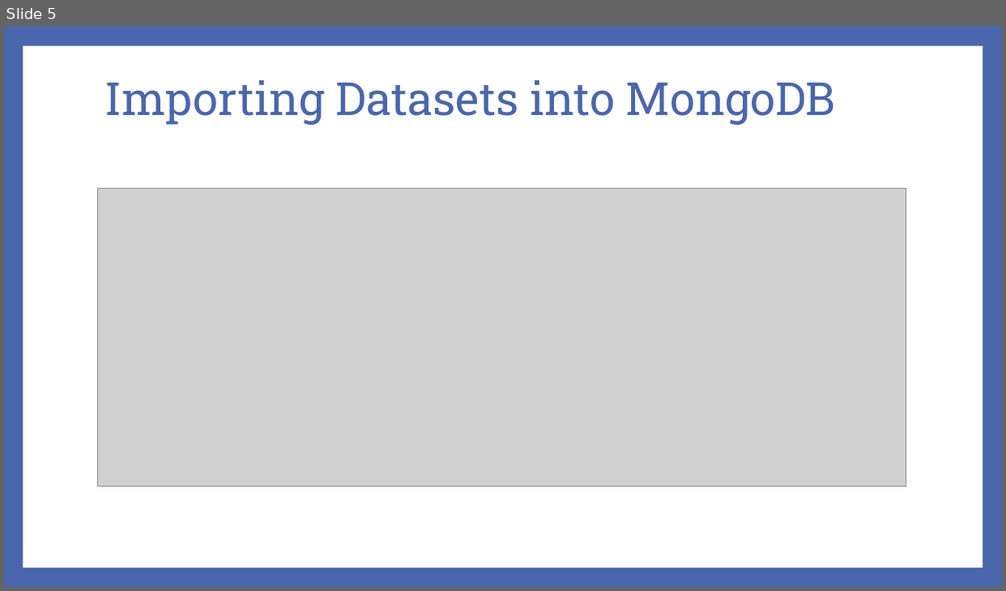
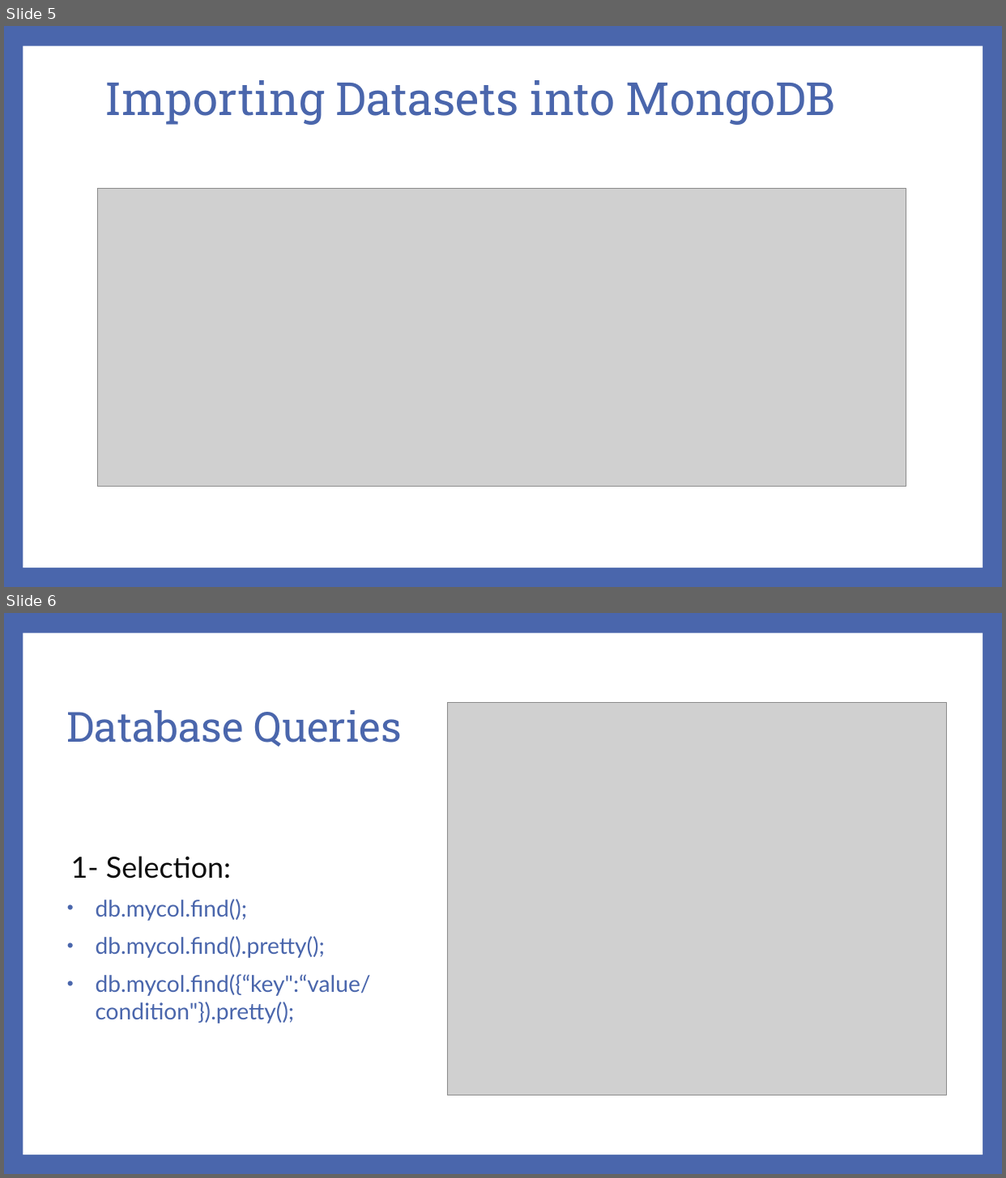
Before and after one commit to abedafnan/MonogoDB-Project, a slide deck: MongoDB Project.pptx. Shown one above the other, each under a label of ours: slide 5 before the commit, slides 5 and 6 after it. The pictures are 1006x591 and 1006x1178 pixels, drawn with LibreOffice and Linux fonts; fonts in the diff are those of the drawing; grey boxes stand for pictures. Boxes give left, top, right and bottom in pixels: in the first picture for what was removed or moved away, otherwise in the second. Text is boxed around its words. In the diff, an @@ line names an element or a change of style, - is before the commit and + after.

Commit message:
Add selection and projection queries 1

```diff
--- a/MongoDB Project.pptx
+++ b/MongoDB Project.pptx
@@ slide 6 added at <box>4,613,1002,1174</box>, background #4A66AC; not listed: 1 template element that a slide beside it also shows @@
@@ picture added at <box>447,703,947,1096</box> @@
@@ title added at <box>67,710,402,747</box>, 40 pt, text #4A66AC @@
+Database Queries
@@ text added at <box>71,856,371,1024</box>, 22 pt, text #4A66AC @@
+1- Selection:
+• db.mycol.find();
+• db.mycol.find().pretty();
+• db.mycol.find({“key":“value/condition"}).pretty();
```
Also in this commit, not shown: 2 slides changed, 2 other slides added, 4 other files.
